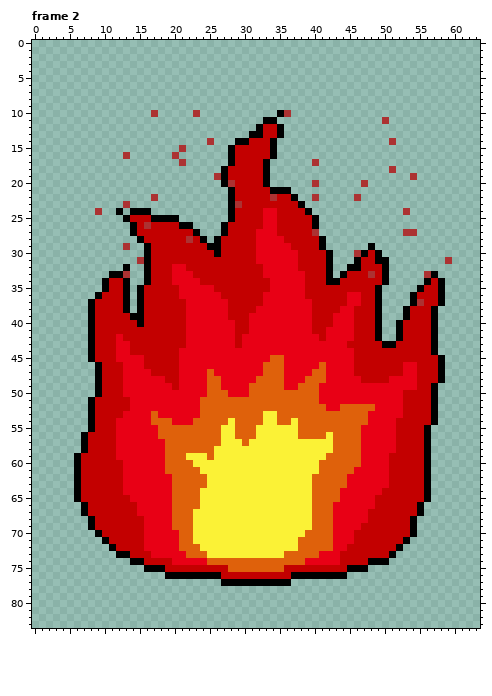
One commit to this pixel-art file: Assets/Art/Sprites/Aseprite files/FireIdle.aseprite. The first picture shows the starting point.
64x84 pixels, 4 frames. Shown: frame 2. The commit also changed other frames, which this record leaves out.
After:
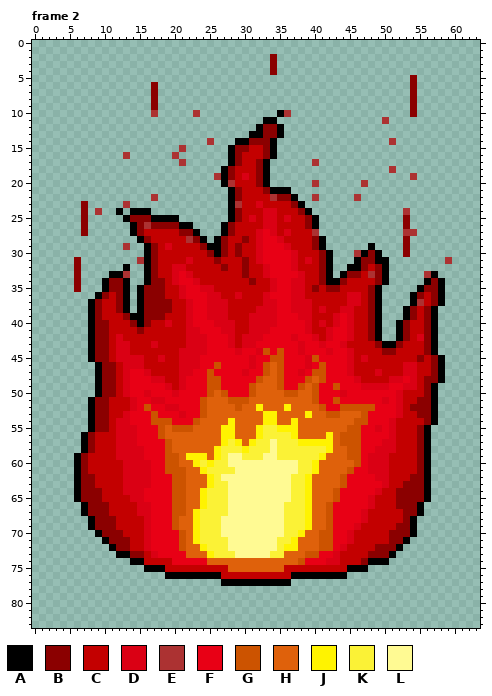
Palette (. is transparent): A #000000  B #8b0000  C #c30000  D #da0014  E #ac3232  F #e80015  G #cc5300  H #df610b  J #fff300  K #fbf236  L #fffa93
Change:
Frame 2:
y 2..4: x 34 . -> B
y 5: x 54 . -> B
y 6..9: x 17 . -> B; x 54 . -> B
y 10: x 54 . -> B
y 12..13: x 33..34 CC -> BB
y 14: x 31..33 CCC -> BBB
y 15: x 29..30 CC -> BB; x 33 C -> B
y 16: x 29 C -> B; x 33 C -> B
y 17: x 29 C -> B; x 32 C -> B
y 18: x 28 C -> B; x 32 C -> B
y 19: x 28 C -> B; x 30 C -> D; x 32 C -> B
y 20: x 32 C -> B
y 21: x 29 C -> B; x 33 C -> B
y 22: x 29 C -> B; x 35..36 CC -> BB
y 23: x 7 . -> B; x 32 C -> D; x 37 C -> B
y 24: x 7 . -> B; x 29 C -> B; x 33..34 FF -> DD; x 38 C -> B
y 25: x 7 . -> B; x 14..16 CCC -> BBB; x 29 C -> B; x 31 C -> D; x 33..34 FF -> DD; x 36 C -> D; x 39 C -> B; x 53 . -> B
y 26: x 7 . -> B; x 15 C -> B; x 17..20 CCCC -> BBBB; x 28 C -> B; x 33..34 FF -> DD; x 39 C -> B; x 53 . -> B
y 27: x 7 . -> B; x 15 C -> B; x 21..22 CC -> BB; x 28 C -> B; x 32 F -> D; x 34 F -> D; x 36 C -> D
y 28: x 16 C -> B; x 23 C -> B; x 27 C -> B; x 30 C -> B; x 32 F -> D; x 35 F -> D; x 40 C -> B; x 53 . -> B
y 29: x 17 C -> B; x 19 C -> D; x 24 C -> B; x 27 C -> B; x 29 C -> B; x 32 F -> D; x 36 F -> D; x 40 C -> B; x 53 . -> B
y 30: x 17 C -> B; x 25 C -> B; x 27 C -> B; x 29 C -> B; x 32 F -> D; x 37 F -> D; x 41 C -> B; x 48 C -> B; x 53 . -> B
y 31: x 6 . -> B; x 17 C -> B; x 22 C -> D; x 26 C -> B; x 30 C -> B; x 32 F -> D; x 37 F -> D; x 39 C -> D; x 41 C -> B; x 47..48 CC -> BB
y 32: x 6 . -> B; x 17 C -> B; x 20..21 FF -> DD; x 27 C -> B; x 30 C -> B; x 33 F -> D; x 37 F -> D; x 41 C -> B; x 47 C -> B; x 49 C -> B
y 33: x 6 . -> B; x 17 C -> B; x 20 F -> D; x 22 F -> D; x 30 C -> B; x 33 F -> D; x 38 F -> D; x 41 C -> B; x 45..46 CC -> BB; x 49 C -> B
y 34: x 6 . -> B; x 11..12 CC -> BB; x 17..18 CC -> BB; x 20 F -> D; x 23 F -> D; x 31 C -> B; x 34 F -> D; x 37..38 FF -> DD; x 41 C -> B; x 44 C -> B; x 49 C -> B; x 57 C -> B
y 35: x 6 . -> B; x 11..12 CC -> BB; x 16..18 CCC -> BBB; x 21 F -> D; x 24..25 FF -> DD; x 34 F -> D; x 37..38 FF -> DD; x 40 C -> B; x 42..43 CC -> BB; x 48 C -> B; x 56..57 CC -> BB
y 36: x 10 C -> B; x 12 C -> B; x 16..18 CCC -> BBB; x 21 F -> D; x 25..26 FF -> DD; x 29 C -> D; x 33 F -> D; x 37..38 FF -> DD; x 45..46 FF -> DD; x 48 C -> B; x 55 C -> B; x 57 C -> B
y 37: x 9 C -> B; x 12 C -> B; x 16..19 CCCC -> BBBB; x 22 F -> D; x 25..27 FFF -> DDD; x 33..34 FF -> DD; x 37..39 FFF -> DDD; x 45..46 FF -> DD; x 48 C -> B; x 57 C -> B
y 38: x 9 C -> B; x 12 C -> B; x 16..19 CCCC -> BBBB; x 22 F -> D; x 25..27 FFF -> DDD; x 32..34 FFF -> DDD; x 37..39 FFF -> DDD; x 41 C -> D; x 44..45 FF -> DD; x 48 C -> B; x 54 C -> B; x 56 C -> B
y 39: x 9 C -> B; x 13 C -> B; x 16..18 CCC -> BBB; x 22 F -> D; x 25..27 FFF -> DDD; x 31..34 FFFF -> DDDD; x 38..39 FF -> DD; x 43 F -> D; x 45 F -> D; x 48 C -> B; x 54 C -> B; x 56 C -> B
y 40: x 9..10 CC -> BB; x 14 C -> B; x 16 C -> B; x 19 C -> D; x 22 F -> D; x 26..28 FFF -> DDD; x 31..34 FFFF -> DDDD; x 39 F -> D; x 41 C -> D; x 43 F -> D; x 45 F -> D; x 48 C -> B; x 53 C -> B; x 56 C -> B
y 41: x 9..10 CC -> BB; x 15 C -> B; x 22..23 FF -> DD; x 27..28 FF -> DD; x 31..33 FFF -> DDD; x 39 F -> D; x 42 F -> D; x 45 F -> D; x 48 C -> B; x 53 C -> B; x 56 C -> B
y 42: x 9..10 CC -> BB; x 12 F -> D; x 22..24 FFF -> DDD; x 28 F -> D; x 30..32 FFF -> DDD; x 37 F -> D; x 40 F -> D; x 42 F -> D; x 45 F -> D; x 48 C -> B; x 53 C -> B; x 55..56 CC -> DB
y 43: x 9..10 CC -> BB; x 12..13 FF -> DD; x 17 C -> D; x 22..24 FFF -> DDD; x 28 F -> D; x 30..31 FF -> DD; x 38 F -> D; x 41 F -> D; x 44 F -> D; x 49 C -> B; x 52 C -> B; x 56 C -> B
y 44: x 9..10 CC -> BB; x 12..13 FF -> DD; x 21..24 FFFF -> DDDD; x 29 F -> D; x 32..33 FF -> DG; x 35 F -> G; x 38 F -> D; x 42 F -> D; x 45 F -> D; x 50..51 CC -> BB; x 56 C -> B
y 45: x 9..10 CC -> BB; x 12..15 FFFF -> DDDD; x 18 C -> D; x 21..23 FFF -> DDD; x 31 F -> D; x 34..35 HH -> GG; x 39..40 FF -> DG; x 45 F -> D; x 47 C -> D; x 55 C -> B; x 57 C -> B
y 46: x 10..11 CC -> BB; x 13..15 FFF -> DDD; x 21..23 FFF -> DDD; x 26 F -> G; x 31 F -> D; x 33 H -> G; x 35 H -> G; x 39 F -> D; x 41 H -> G; x 45 F -> D; x 53..54 FF -> DD; x 57 C -> B
y 47: x 10..11 CC -> BB; x 13 F -> D; x 16 F -> D; x 21..22 FF -> DD; x 25 H -> G; x 30 F -> D; x 33 H -> G; x 35 H -> G; x 38 F -> D; x 40..41 HH -> GG; x 45 F -> D; x 49 C -> D; x 53..54 FF -> DD; x 57 C -> B
y 48: x 10..11 CC -> BB; x 13 F -> D; x 17..18 FF -> DD; x 21 F -> D; x 25..26 HH -> GG; x 32 H -> G; x 35 H -> G; x 39 H -> G; x 41 H -> G; x 46 F -> D; x 51..52 FF -> DD; x 54 F -> D; x 56..57 CC -> BB
y 49: x 10..11 CC -> BB; x 13 F -> D; x 19 F -> D; x 21 F -> D; x 25..26 HH -> GG; x 31 H -> G; x 35 H -> G; x 38 H -> G; x 40 H -> G; x 43 F -> G; x 47..50 FFFF -> DDDD; x 53..54 FF -> DD; x 56 C -> B
y 50: x 10..11 CC -> BB; x 13 F -> D; x 16 F -> D; x 20 F -> D; x 25 H -> G; x 27 H -> G; x 31 H -> G; x 36..37 HH -> GG; x 40 H -> G; x 44 F -> D; x 52 F -> D; x 56 C -> B
y 51: x 9..10 CC -> BB; x 14 F -> D; x 17..18 FF -> DD; x 24 H -> G; x 28..30 HHH -> GGG; x 40 H -> G; x 43 F -> G; x 50 F -> D; x 52 F -> D; x 55..56 CC -> BB
y 52: x 9..10 CC -> BB; x 14 F -> D; x 16 F -> G; x 19..20 FF -> DD; x 24 H -> G; x 29 H -> G; x 32 H -> J; x 36 H -> J; x 41 H -> G; x 44..48 HHHHH -> GGGGG; x 52 F -> D; x 54..56 CCC -> BBB
y 53: x 9..10 CC -> BB; x 13 F -> D; x 17 H -> G; x 21 F -> D; x 24 H -> G; x 33..34 KK -> JJ; x 39 H -> J; x 42..43 HH -> GG; x 47 H -> G; x 52 F -> D; x 55..56 CC -> BB
y 54: x 9..10 CC -> BB; x 12..13 FF -> DD; x 17..19 HHH -> GGG; x 23 H -> G; x 28 K -> J; x 33..34 KK -> JJ; x 37 K -> J; x 46..47 HH -> GG; x 51 F -> D; x 56 C -> B
y 55: x 9..10 CC -> BB; x 12..14 FFF -> DDD; x 18 H -> G; x 20..22 HHH -> GGG; x 27..28 KK -> JJ; x 32 K -> J; x 35..37 KKK -> JJJ; x 45..46 HH -> GG; x 49 F -> D; x 51 F -> D; x 55 C -> B
y 56: x 8 C -> B; x 12..14 FFF -> DDD; x 18 H -> G; x 27..28 KK -> JJ; x 32 K -> J; x 37 K -> J; x 42 K -> J; x 44..46 HHH -> GGG; x 51 F -> D; x 55 C -> B
y 57: x 8 C -> B; x 12..14 FFF -> DDD; x 19 H -> G; x 27 K -> J; x 29 K -> J; x 31 K -> J; x 34 K -> L; x 38..42 KKKKK -> JJJJJ; x 44..46 HHH -> GGG; x 50..51 FF -> DD; x 55 C -> B
y 58: x 8 C -> B; x 12..15 FFFF -> DDDD; x 19 H -> G; x 26 K -> J; x 30 K -> J; x 34 K -> L; x 42 K -> J; x 45..46 HH -> GG; x 49..51 FFF -> DDD; x 55 C -> B
y 59: x 7 C -> B; x 12..15 FFFF -> DDDD; x 19..20 HH -> GG; x 22..24 KKK -> JJJ; x 26 K -> J; x 28..29 KK -> LL; x 33..34 KK -> LL; x 41 K -> J; x 45..46 HH -> GG; x 48..50 FFF -> DDD; x 55 C -> B
y 60: x 7 C -> B; x 13..16 FFFF -> DDDD; x 19..20 HH -> GG; x 23 K -> J; x 25 K -> J; x 28..37 KKKKKKKKKK -> LLLLLLLLLL; x 40 K -> J; x 46 H -> G; x 48..50 FFF -> DDD; x 55 C -> B
y 61: x 7 C -> B; x 13..16 FFFF -> DDDD; x 19..21 HHH -> GGG; x 24 K -> J; x 29..37 KKKKKKKKK -> LLLLLLLLL; x 40 K -> J; x 45 H -> G; x 48..50 FFF -> DDD; x 55 C -> B
y 62: x 7..8 CC -> BB; x 13..16 FFFF -> DDDD; x 20..21 HH -> GG; x 25 K -> J; x 27..36 KKKKKKKKKK -> LLLLLLLLLL; x 39 K -> J; x 44 H -> G; x 49..50 FF -> DD; x 54..55 CC -> BB
y 63: x 7..8 CC -> BB; x 13..16 FFFF -> DDDD; x 20..21 HH -> GG; x 25 K -> J; x 28..36 KKKKKKKKK -> LLLLLLLLL; x 39 K -> J; x 44 H -> G; x 50 F -> D; x 53..55 CCC -> BBB
y 64: x 7..9 CCC -> BBB; x 13..15 FFF -> DDD; x 20..21 HH -> GG; x 24 K -> J; x 28..36 KKKKKKKKK -> LLLLLLLLL; x 39 K -> J; x 43 H -> G; x 49 F -> D; x 52..55 CCCC -> BBBB
y 65: x 7..9 CCC -> BBB; x 14..15 FF -> DD; x 20..21 HH -> GG; x 24 K -> J; x 28..36 KKKKKKKKK -> LLLLLLLLL; x 39 K -> J; x 43 H -> G; x 48 F -> D; x 52..55 CCCC -> BBBB
y 66: x 8..10 CCC -> BBB; x 15..16 FF -> DD; x 20..21 HH -> GG; x 24 K -> J; x 28..35 KKKKKKKK -> LLLLLLLL; x 39 K -> J; x 42 H -> G; x 48 F -> D; x 52..54 CCC -> BBB
y 67: x 8..10 CCC -> BBB; x 15..16 FF -> DD; x 20..21 HH -> GG; x 23 K -> J; x 28..35 KKKKKKKK -> LLLLLLLL; x 39 K -> J; x 42 H -> G; x 47 F -> D; x 53..54 CC -> BB
y 68: x 9..11 CCC -> BBB; x 16 F -> D; x 20 H -> G; x 23 K -> J; x 27..35 KKKKKKKKK -> LLLLLLLLL; x 39 K -> J; x 42 H -> G; x 47 F -> D; x 53 C -> B
y 69: x 9..11 CCC -> BBB; x 16 F -> D; x 20 H -> G; x 23 K -> J; x 27..35 KKKKKKKKK -> LLLLLLLLL; x 39 K -> J; x 42 H -> G; x 46 F -> D; x 52..53 CC -> BB
y 70: x 10..12 CCC -> BBB; x 16 F -> D; x 21 H -> G; x 23 K -> J; x 27..35 KKKKKKKKK -> LLLLLLLLL; x 38 K -> J; x 41..42 HH -> GG; x 45 F -> D; x 51..53 CCC -> BBB
y 71: x 11..13 CCC -> BBB; x 16 F -> D; x 21 H -> G; x 23 K -> J; x 28..34 KKKKKKK -> LLLLLLL; x 37 K -> J; x 41..42 HH -> GG; x 45 F -> D; x 51..52 CC -> BB
y 72: x 12..13 CC -> BB; x 16 F -> D; x 21 H -> G; x 24 K -> J; x 28..34 KKKKKKK -> LLLLLLL; x 36..37 KK -> JJ; x 41..42 HH -> GG; x 44 F -> D; x 49..51 CCC -> BBB
y 73: x 14..15 CC -> BB; x 17 F -> D; x 25 K -> J; x 29..33 KKKKK -> LLLLL; x 39..40 HH -> GG; x 43 F -> D; x 48..50 CCC -> BBB
y 74: x 38 H -> G; x 42..43 FF -> DD; x 47 C -> B
Changed places in both pictures, as pixel boxes (x1, y1, x2, y2):
added: (270, 54, 277, 75)
added: (410, 75, 417, 117)
added: (151, 82, 158, 110)
changed: (74, 124, 438, 565)
